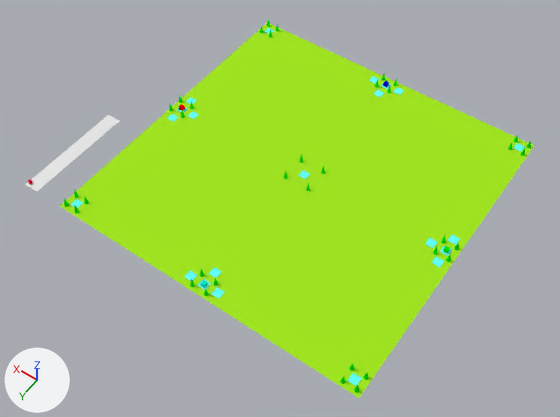
What one commit did to the Blender file utils/blender-project/map.blend.
Camera for both pictures: a 50 mm lens placed at (-124.0, 193.0, 268.0), pointed at (3.0, 15.0, -11.0). The axes (+X, +Y, +Z) are drawn at lower left. The lights are the same throughout.

The first picture shows 'area-0', 'area-1', 'area-1-1', 'area-1-2', 'area-1-3', 'area-2', 'area-2-1', 'area-2-1-1', 'area-2-2', 'area-2-3', 'area-3', 'area-3-1', 'area-3-1-1', 'area-3-2', 'area-3-3', 'area-4', 'area-4-1', 'area-4-1-1', 'area-4-2', 'area-4-3', 'editor-only-plane', 'ground'.
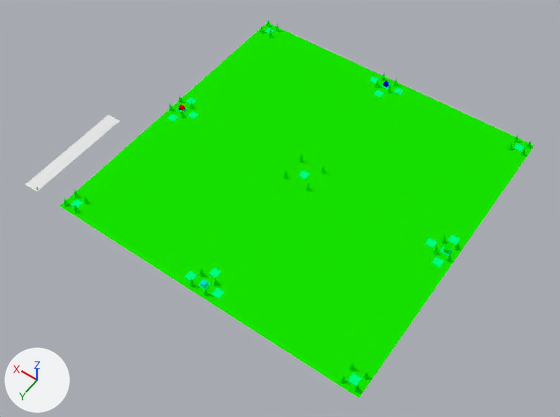
What differs and where, as boxes [x1, y1, x2, y2] in the pictures (560 x 417 px):
'ground', recoloured: [60, 23, 535, 398] in both
'area-3-1-1', recoloured: [347, 373, 362, 386] in both
'area-4-3', recoloured: [212, 287, 225, 299] in both
'area-4-2', recoloured: [208, 267, 222, 278] in both
'area-4-1', recoloured: [185, 270, 197, 281] in both
'area-3-1', recoloured: [432, 257, 444, 267] in both
'area-3-3', recoloured: [448, 235, 460, 245] in both
'area-3-2', recoloured: [425, 238, 437, 248] in both
'area-4-1-1', recoloured: [70, 199, 83, 208] in both
'area-0', recoloured: [298, 170, 310, 179] in both
'area-2-1-1', recoloured: [514, 143, 525, 152] in both
'area-1-3', recoloured: [167, 114, 178, 122] in both
'area-1-2', recoloured: [188, 111, 199, 119] in both
'area-2-2', recoloured: [374, 90, 384, 97] in both
'area-4', recoloured: [198, 279, 211, 290] in both
'area-1-1', recoloured: [186, 97, 197, 104] in both
'area-2-1', recoloured: [393, 88, 404, 95] in both
'area-3', recoloured: [440, 246, 452, 256] in both
'area-2-3', recoloured: [369, 76, 379, 84] in both
'area-1-1-1', recoloured: [264, 28, 274, 34] in both
'area-2', recoloured: [381, 84, 391, 89] in both

The edits, one by one:
Material 'plate-material' (mat_plate_material) changes colour from cyan #62fff5 to green #00ff7e; in linear values from (0.123, 1.0, 0.915) to (0.0, 1.0, 0.209).
Material 'ground-color' (mat_ground_color) changes colour from green #a2e723 to green #17e700; in linear values from (0.363, 0.8, 0.0164) to (0.00883, 0.8, 0.0).
